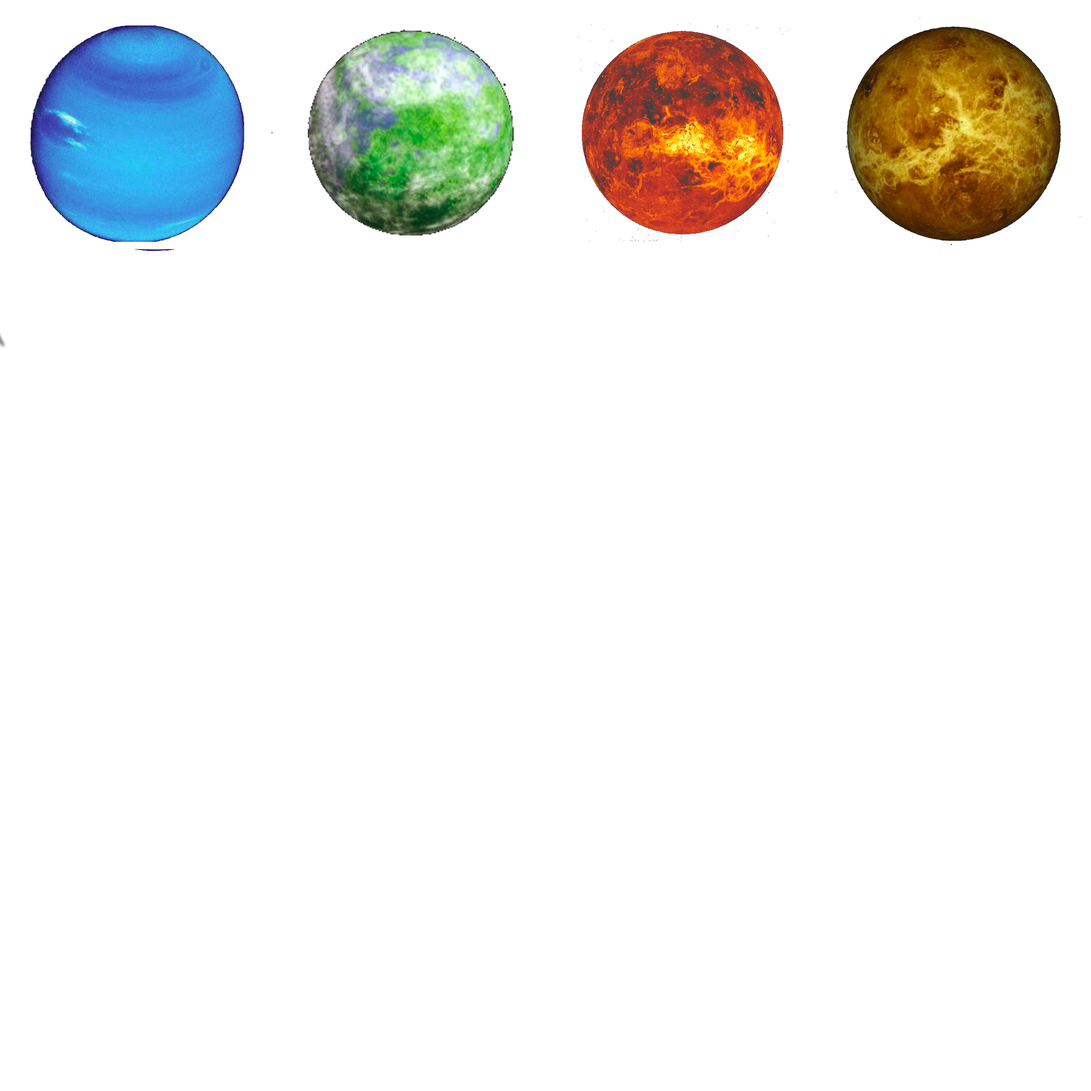
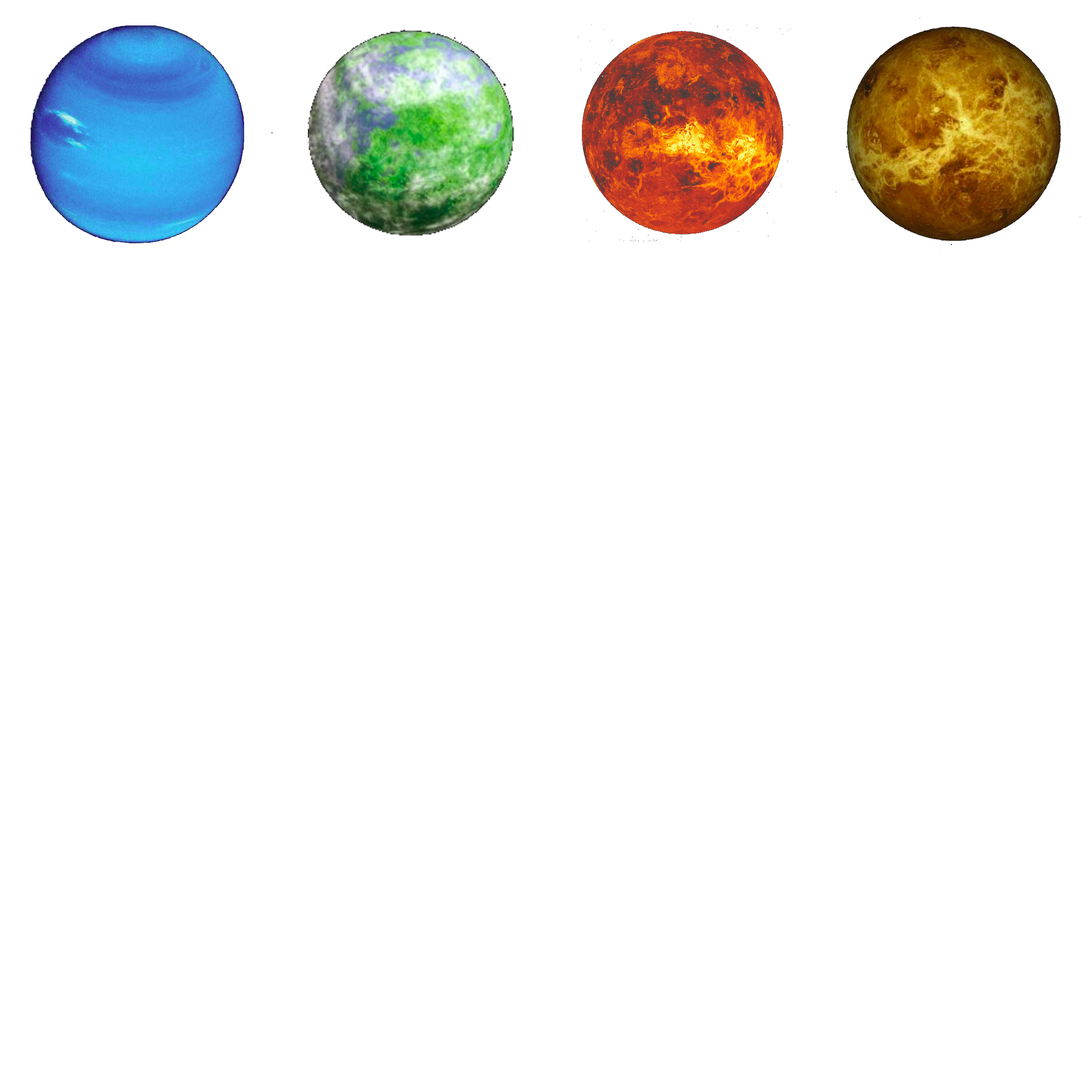
Layer changes from the first 1091 × 1091 image to the second:
painted on "Planets.png" over (0, 241, 175, 349)
